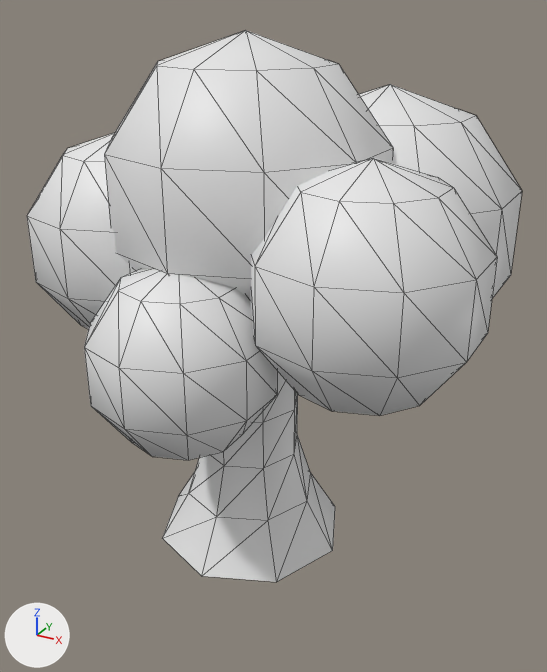
Renders of the FBX model Assets/Models/Stage/Tree.FBX from each side of a commit.
One viewpoint serves both versions: a 50 mm camera at (6.81, -11.41, 10.15) aimed at (0.32, 0.39, 4.26). The axes (+X, +Y, +Z) are drawn at lower left. The lights are the same throughout. Mesh edges are drawn as thin lines. Materials are left out; every surface is plain grey. Where no turn or scale is listed for an object, it has been applied to the vertices.

Script lines for the objects in view, before the commit:
```python
me_tree_ncl1_1 = bpy.data.meshes.new('Tree_ncl1_1')
me_tree_ncl1_1.from_pydata(...)  # 300 vertices, 560 faces; spans x -4.07..4.51, y -3.75..5.04, z 0.0..9.75
ob_tree = bpy.data.objects.new('Tree', me_tree_ncl1_1)
ob_tree.location = (0.0, 0.0, 0.0)
```
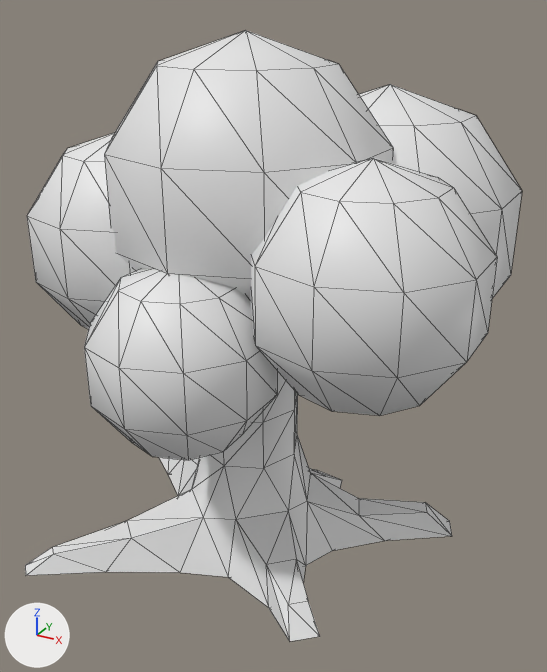
Boxes [x1, y1, x2, y2] around the edits, measured in the pictures (547 x 672 px):
'Tree', reshaped (11% taller)
    before: [27, 30, 522, 582]
    after: [25, 30, 522, 641]
part 1 of me_tree_ncl1_1, built on
    before: [163, 455, 335, 582]
    after: [25, 455, 452, 641]

Diff of the bpy script that builds the scene:
```diff
--- a/Assets/Models/Stage/Tree.FBX.py
+++ b/Assets/Models/Stage/Tree.FBX.py
@@ me_tree_ncl1_1 @@
 # used by ob_tree; location = (0.0, 0.0, 0.0)
-me_tree_ncl1_1.from_pydata(...)  # 300 vertices, 560 faces; spans x -4.07..4.51, y -3.75..5.04, z 0.0..9.75
+me_tree_ncl1_1.from_pydata(...)  # 338 vertices, 635 faces; spans x -4.07..4.51, y -3.75..5.04, z 0.0..9.75
+# me_tree_ncl1_1 part 1
+# 6 vertices are removed from x -1.35..1.35, y -1.91..-0.93, z 0.0..1.0
+# 21 faces are deleted
+# 44 vertices are added at x -3.59..3.9, y -3.56..2.42, z 0.0..1.0
+# 96 new faces join them
```
